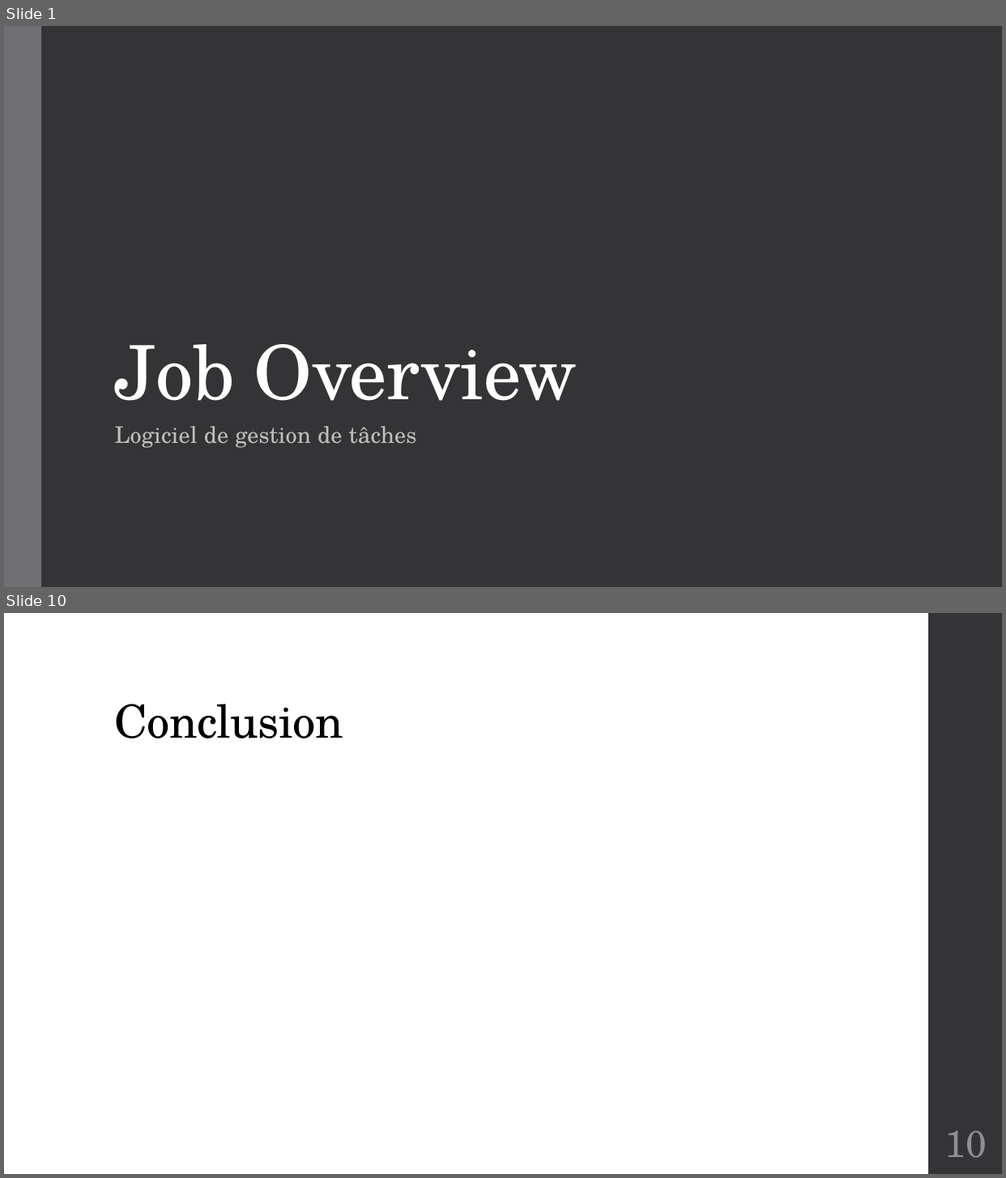
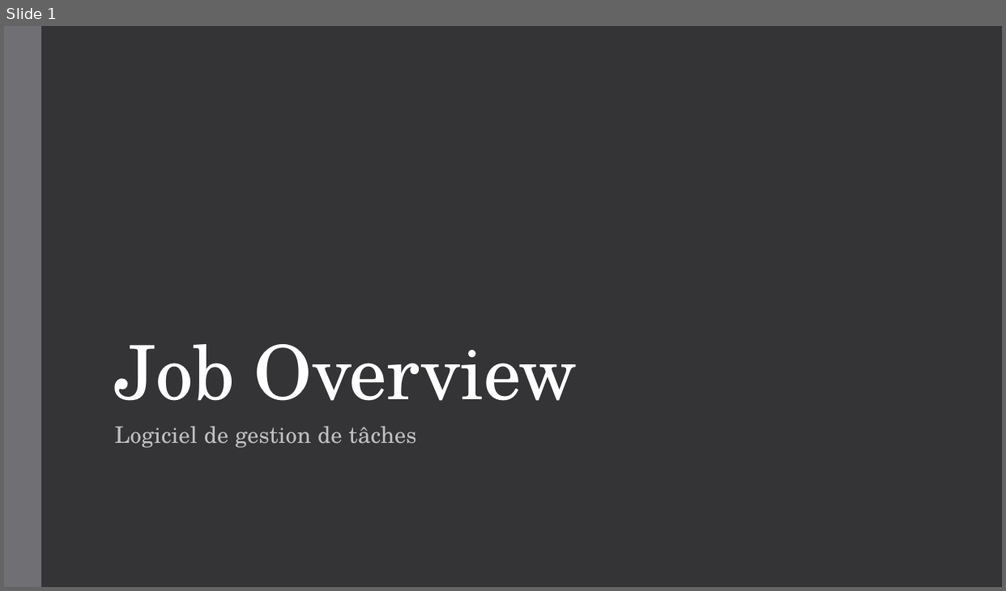
Before and after one commit to fwillemain/ProjetWPF, a slide deck: Livrables/Job Overview.pptx. Shown one above the other, each under a label of ours: slides 1 and 10 before the commit, slide 1 after it; the slides between them are not shown. The pictures are 1006x1178 and 1006x591 pixels, drawn with LibreOffice and Linux fonts; fonts in the diff are those of the drawing. Boxes give left, top, right and bottom in pixels: in the first picture for what was removed or moved away, otherwise in the second. Text is boxed around its words. In the diff, an @@ line names an element or a change of style, - is before the commit and + after.

```diff
--- a/Livrables/Job Overview.pptx
+++ b/Livrables/Job Overview.pptx
@@ slide 10 removed at (4, 613, 1002, 1174), background #FFFFFF @@
@@ rectangle removed at (928, 613, 1002, 1174) @@
@@ title removed at (115, 704, 343, 739) @@
-Conclusion
@@ page number removed at (945, 1131, 987, 1158) @@
-10
```
Also in this commit, not shown: 7 slides changed, 6 slides added, 2 other slides removed, 6 other files.
